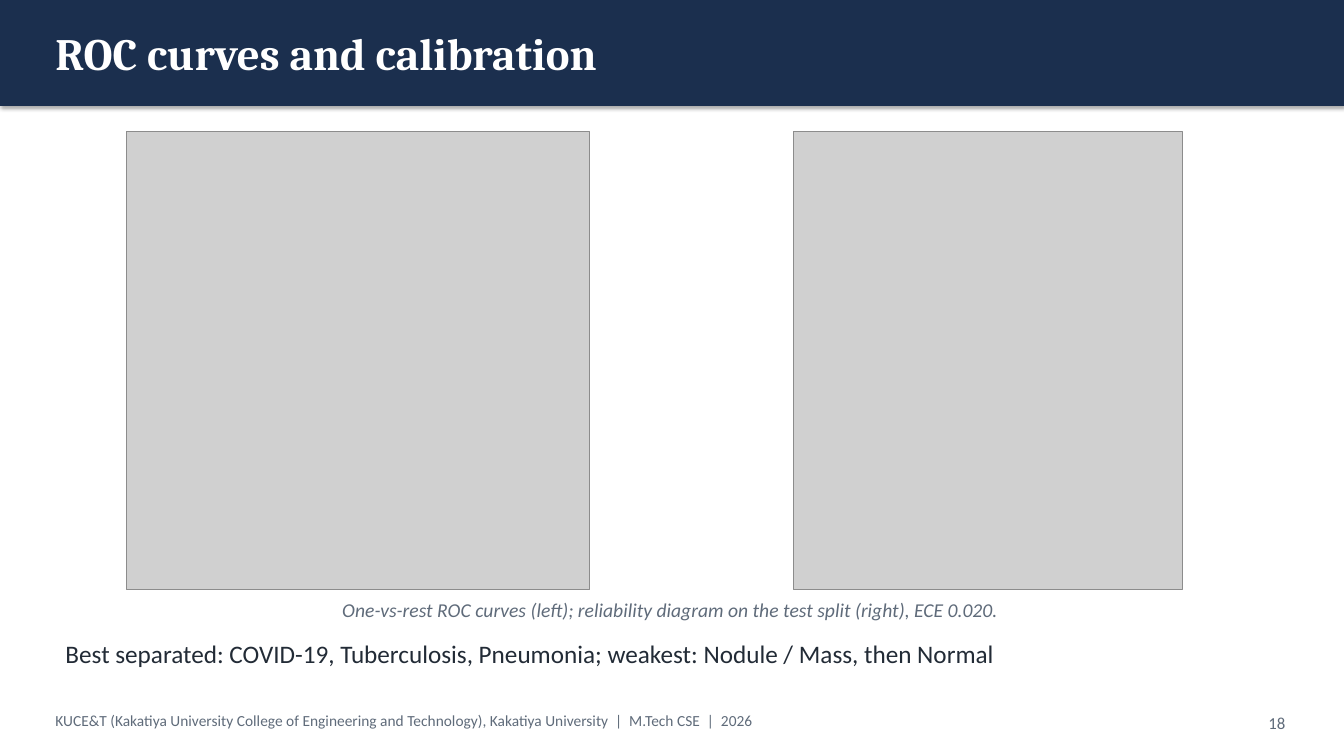
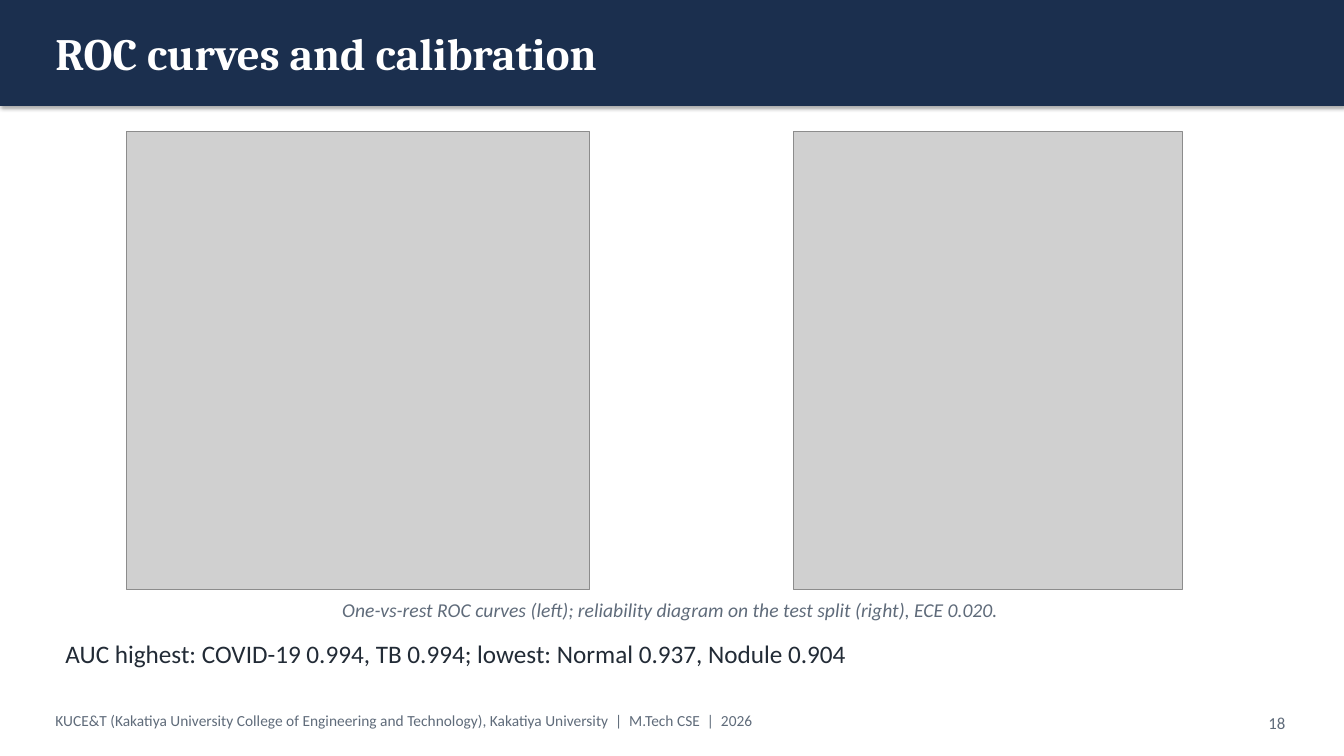
Before and after one commit to KSathwik/Lung_Disease_Detector, a slide deck: slide 18 of docs/presentation/LungAI_MTech_Presentation.pptx. Drawn at 1344x756 pixels with LibreOffice and Linux fonts; fonts in the diff are those of the drawing; grey boxes stand for pictures. Boxes give left, top, right and bottom in pixels: in the first picture for what was removed or moved away, otherwise in the second. Text is boxed around its words. In the diff, an @@ line names an element or a change of style, - is before the commit and + after.

```diff
--- a/docs/presentation/LungAI_MTech_Presentation.pptx
+++ b/docs/presentation/LungAI_MTech_Presentation.pptx
@@ text at [65, 645, 845, 668]: text changed @@
-Best separated: COVID-19, Tuberculosis, Pneumonia; weakest: Nodule / Mass, then Normal
+AUC highest: COVID-19 0.994, TB 0.994; lowest: Normal 0.937, Nodule 0.904
```
Also in this commit, not shown: 8 other slides changed, 45 other files.
